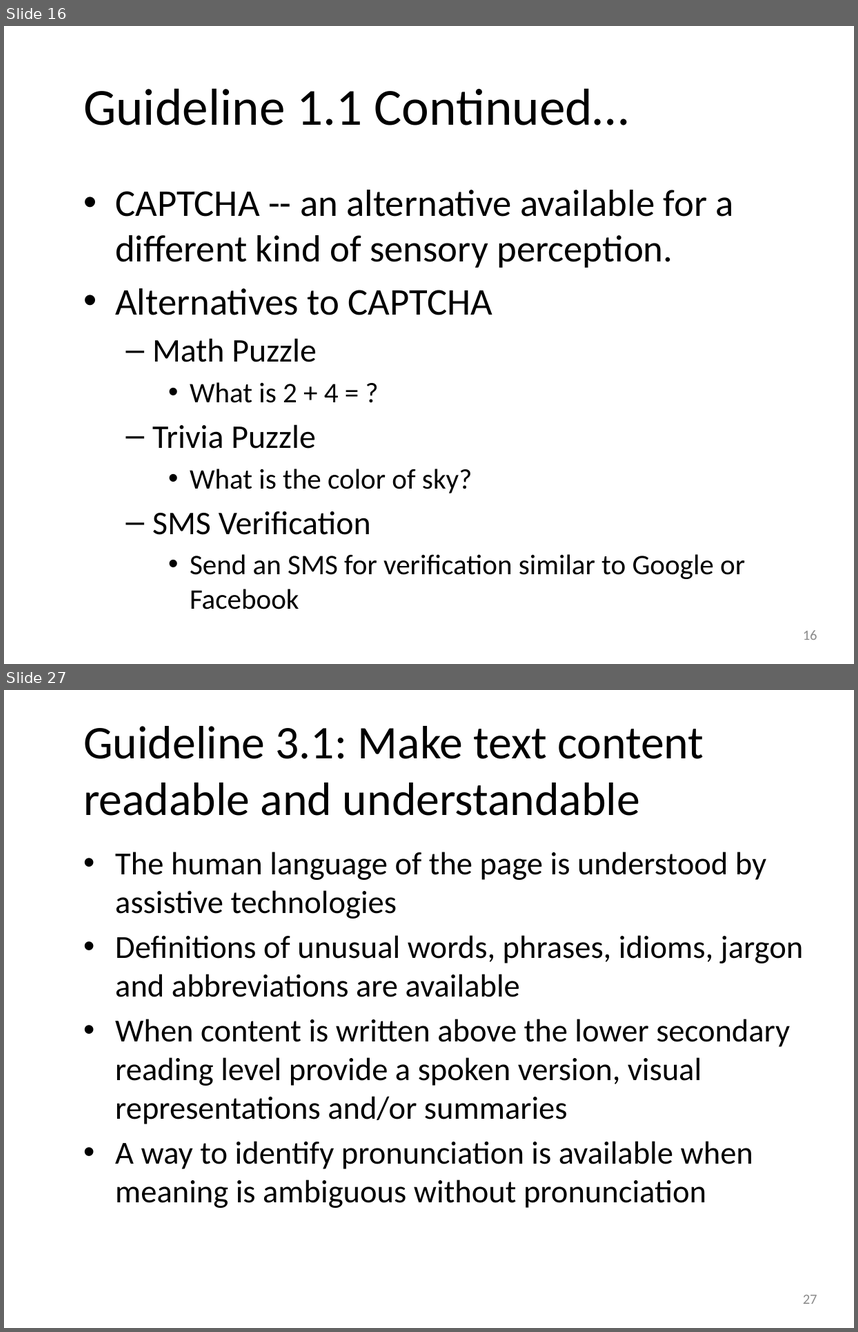
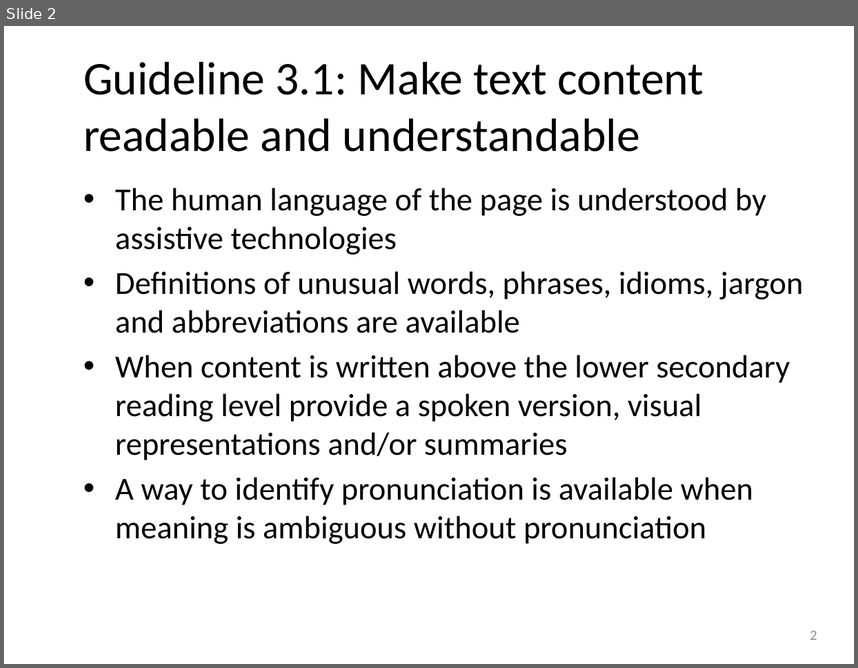
Before and after one commit to punchouty/accessibility, a slide deck: ppt/principle3.pptx. Shown one above the other, each under a label of ours: slides 16 and 27 before the commit, slide 2 after it; the slides between them are not shown. The pictures are 858x1332 and 858x668 pixels, drawn with LibreOffice and Linux fonts; fonts in the diff are those of the drawing; background and template pictures are left out. Boxes give left, top, right and bottom in pixels: in the first picture for what was removed or moved away, otherwise in the second. Text is boxed around its words. In the diff, an @@ line names an element or a change of style, - is before the commit and + after.

```diff
--- a/ppt/principle3.pptx
+++ b/ppt/principle3.pptx
@@ slide 16 removed at <box>4,26,854,664</box>, background picture (left out) @@
@@ title removed at <box>83,88,629,125</box> @@
-Guideline 1.1 Continued…
@@ text removed at <box>115,190,745,609</box> @@
-• CAPTCHA -- an alternative available for a different kind of sensory perception.
-• Alternatives to CAPTCHA
-  – Math Puzzle
-    • What is 2 + 4 = ?
-  – Trivia Puzzle
-    • What is the color of sky?
-  – SMS Verification
-    • Send an SMS for verification similar to Google or Facebook
@@ page number removed at <box>803,630,818,639</box> @@
-16
@@ what was slide 27 is now slide 2 @@
@@ page number at <box>810,630,817,639</box>: text changed @@
-27
+2
```
Also in this commit, not shown: 1 slide added, 26 other slides removed, 17 other files.
